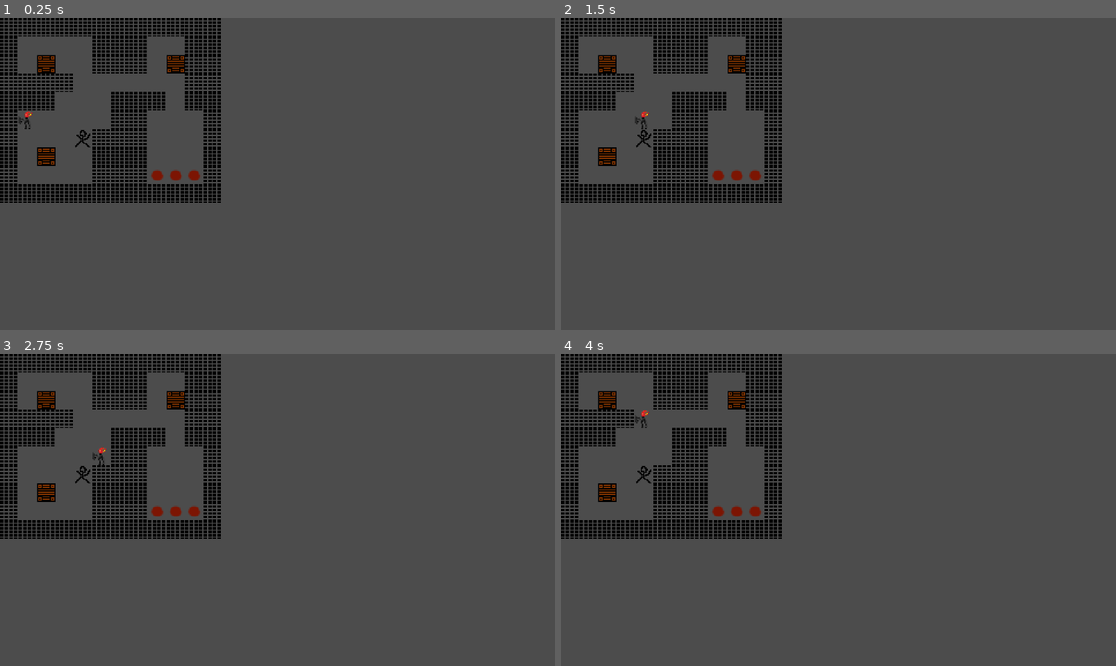
Above: before the commit, frames 1-4 (two rows, left to right).
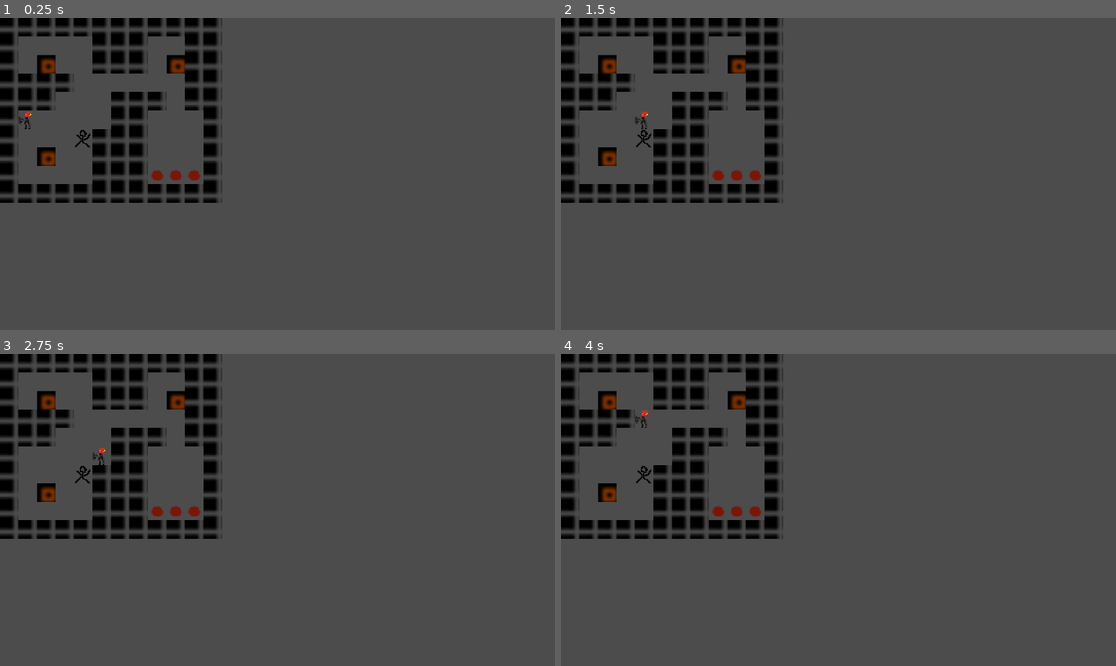
Above: after the commit, the same moments.

Repository: PPP-Club/BoxSchieben
Game: Godot game, scene res://scenen/Level.tscn
The game is run twice, just before and just after one commit, with the same random seed, the same clock (stepped at 60 frames per second) and the same inputs.
Inputs:
- Up to frame 1 (0.25 s): no input
- Up to frame 2 (1.5 s): tap Enter at 0.5 s; hold D 0.53-1.28 s; tap Space at 1.25 s; hold S from 1.28 s (still down)
- Up to frame 3 (2.75 s): tap Enter at 2 s; release S at 2.03 s; hold D from 2.03 s (still down)
- Up to frame 4 (4 s): tap Space at 2.75 s; release D at 2.78 s; hold W 2.78-3.53 s; tap Enter at 3.5 s; hold A from 3.53 s (still down)

The runs differ from the first frame. In frame 1, 8.5% of the frame differs, in the area x 0-41%, y 0-60%; in frame 2, 8.5%; in frame 3, 8.5%; in frame 4, 8.5%.

Commit message:
changed file scale

Diff:
--- a/scenen/Level.tscn
+++ b/scenen/Level.tscn
@@ -10,6 +10,7 @@
 scale = Vector2( 4, 4 )
 tile_set = ExtResource( 1 )
 cell_size = Vector2( 16, 16 )
+cell_quadrant_size = 64
 format = 1
 
 [node name="mainTileMap" type="TileMap" parent="."]
Binary file changed: pictures/box.png
Binary file changed: pictures/wall.png
